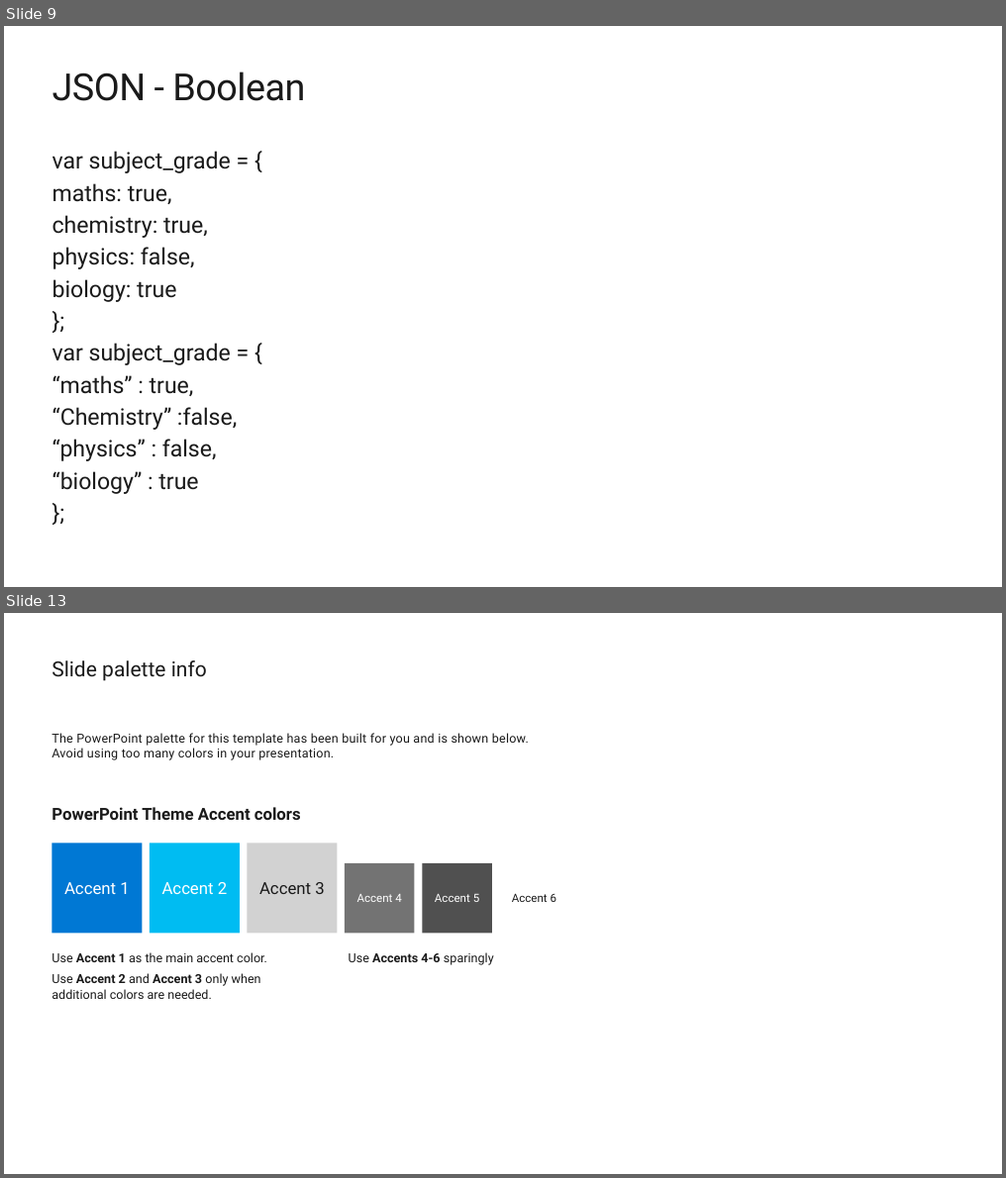
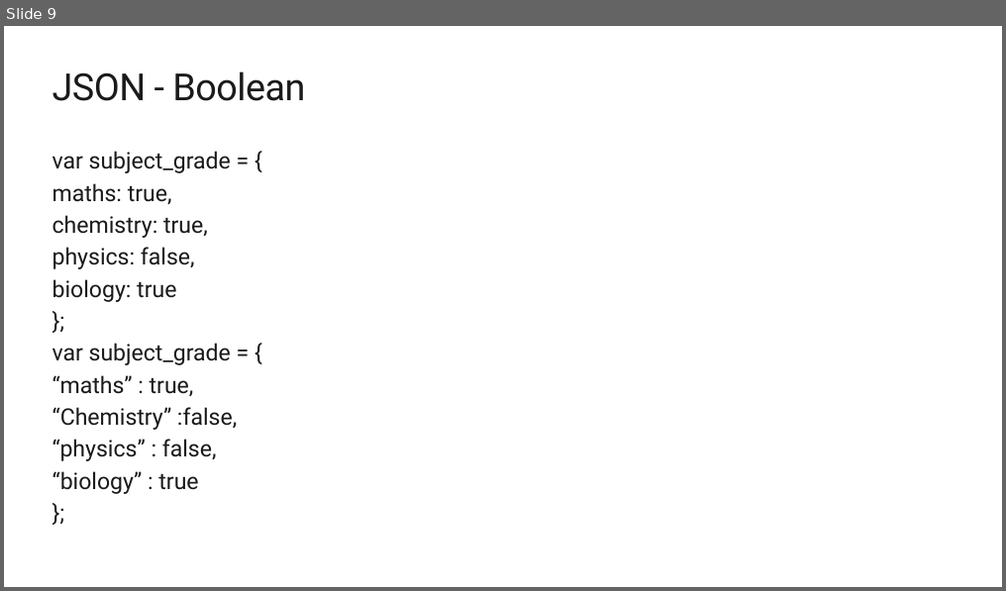
Before and after one commit to Yashank18/MSP-Workshops-Data, a slide deck: JSON_API.pptx. Shown one above the other, each under a label of ours: slides 9 and 13 before the commit, slide 9 after it; the slides between them are not shown. The pictures are 1006x1178 and 1006x591 pixels, drawn with LibreOffice and Linux fonts; fonts in the diff are those of the drawing; background and template pictures are left out. Boxes give left, top, right and bottom in pixels: in the first picture for what was removed or moved away, otherwise in the second. Text is boxed around its words. In the diff, an @@ line names an element or a change of style, - is before the commit and + after.

```diff
--- a/JSON_API.pptx
+++ b/JSON_API.pptx
@@ slide 13 removed at (4,613,1002,1174), background #FFFFFF @@
@@ title removed at (52,661,207,681) @@
-Slide palette info
@@ text removed at (52,733,529,761) @@
-The PowerPoint palette for this template has been built for you and is shown below.
-Avoid using too many colors in your presentation.
@@ text removed at (52,807,301,820) @@
-PowerPoint Theme Accent colors
@@ group removed at (52,843,556,999): 5 rectangles, 3 texts @@
-Use Accent 1 as the main accent color.
-Use Accent 2 and Accent 3 only when
-additional colors are needed.
-Accent 1
-Accent 2
-Accent 3
-Use Accents 4-6 sparingly
-Accent 4
-Accent 5
-Accent 6
```
Also in this commit, not shown: 15 slides added, 24 other slides removed.
